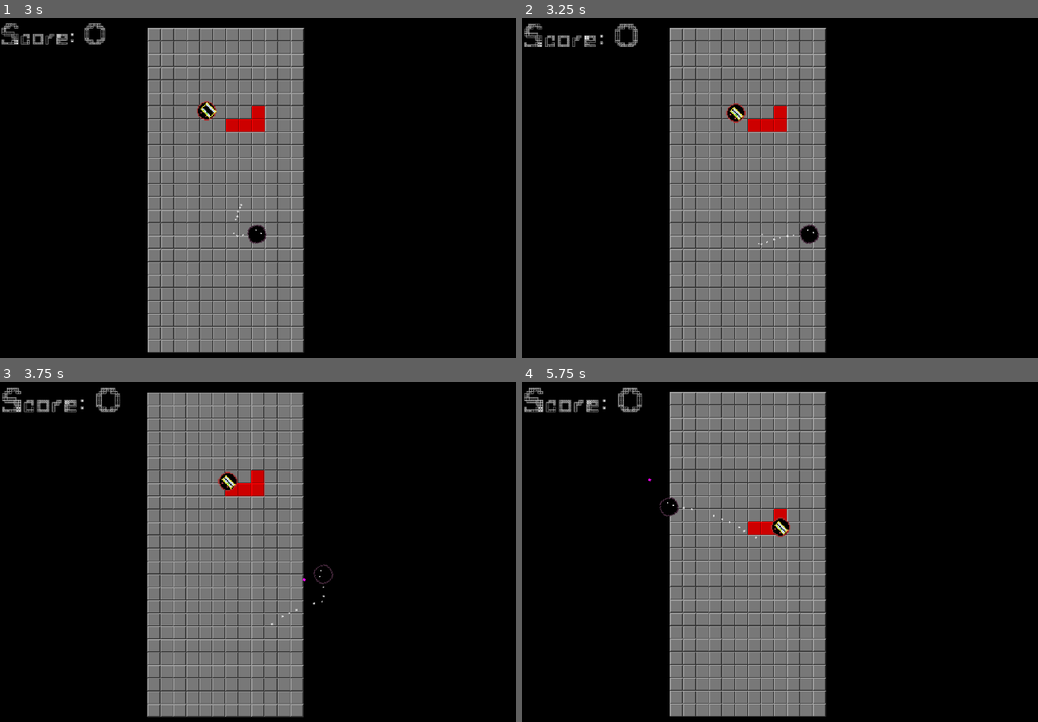
Above: before the commit, frames 1-4 (two rows, left to right).
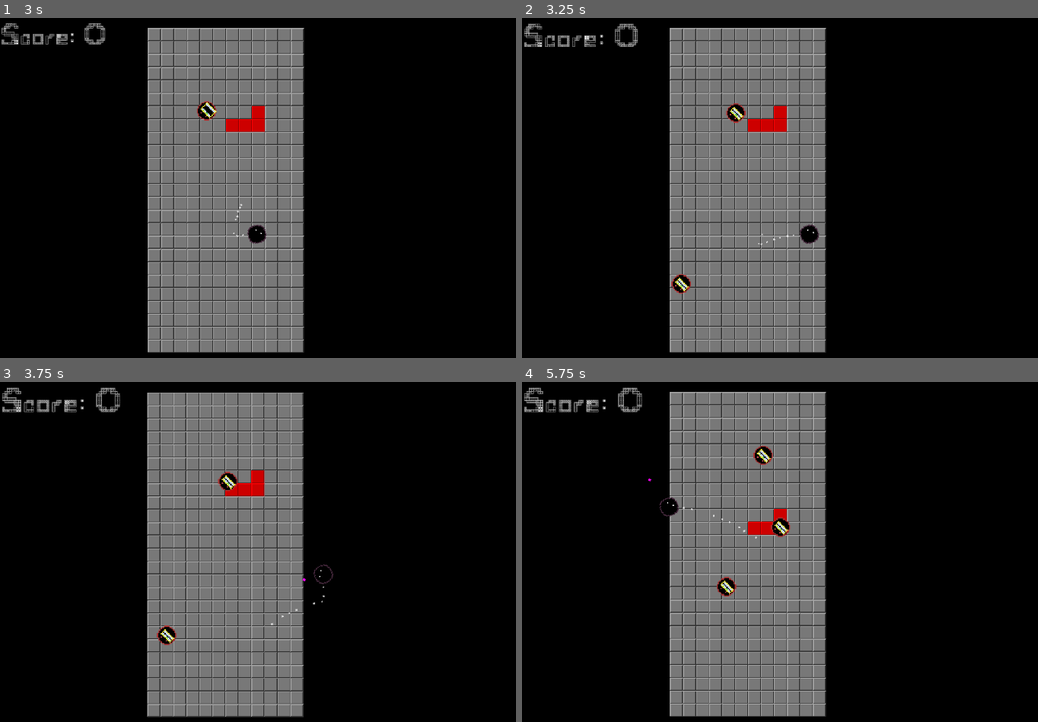
Above: after the commit, the same moments.

Repository: CodeOS99/DropZone
Game: Godot game, scene res://scenes/main_menu.tscn
The game is run twice, just before and just after one commit, with the same random seed, the same clock (stepped at 60 frames per second) and the same inputs. The engine's default icon, where the game draws it, is replaced by a stand-in: a white triangle on a blue panel in a dark square.
Inputs (mouse positions are in pixels of both pictures, inside the frame that each line leads up to):
- Up to frame 1 (3 s): click "PLAY" at 0.5 s; tap Enter at 1.25 s; move the mouse to (438, 171) at 1.27 s; hold D (right) 1.28-2.03 s; tap M (change_mode) at 1.35 s; move the mouse to (180, 205) at 2.02 s; hold S (down) 2.03-2.78 s; tap Z (rotate_anticlock) at 2.1 s; move the mouse to (366, 113) at 2.77 s; hold D (right) from 2.78 s (still down); tap X (rotate_clock) at 2.85 s
- Up to frame 2 (3.25 s): keep holding D (right)
- Up to frame 3 (3.75 s): move the mouse to (273, 620) at 3.52 s; release D (right) at 3.53 s; hold W (up) from 3.53 s (still down); click (273, 620) at 3.6 s
- Up to frame 4 (5.75 s): move the mouse to (1007, 603) at 4.27 s; release W (up) at 4.28 s; hold A (left) from 4.28 s (still down); tap Alt at 4.35 s; move the mouse to (645, 501) at 5.02 s; tap Shift at 5.1 s

Frame 1 is identical in both runs. In frame 2, 0.2% of the frame differs, in the area x 28-33%, y 75-82%; in frame 3, 0.2%; in frame 4, 0.3%, in the area x 37-49%, y 18-64%.

Commit message:
Updated readme

Diff:
--- a/scripts/enemy_spawner.gd
+++ b/scripts/enemy_spawner.gd
@@ -1,6 +1,6 @@
 extends Node2D
 
-var time_left = 2100
+var time_left = 2.5
 var enemy = preload("res://scenes/enemy_one.tscn")
 
 func _process(delta: float) -> void:
Not shown, added: export_presets.cfg
Not shown, changed: .gitignore
Not shown, changed: README.md
